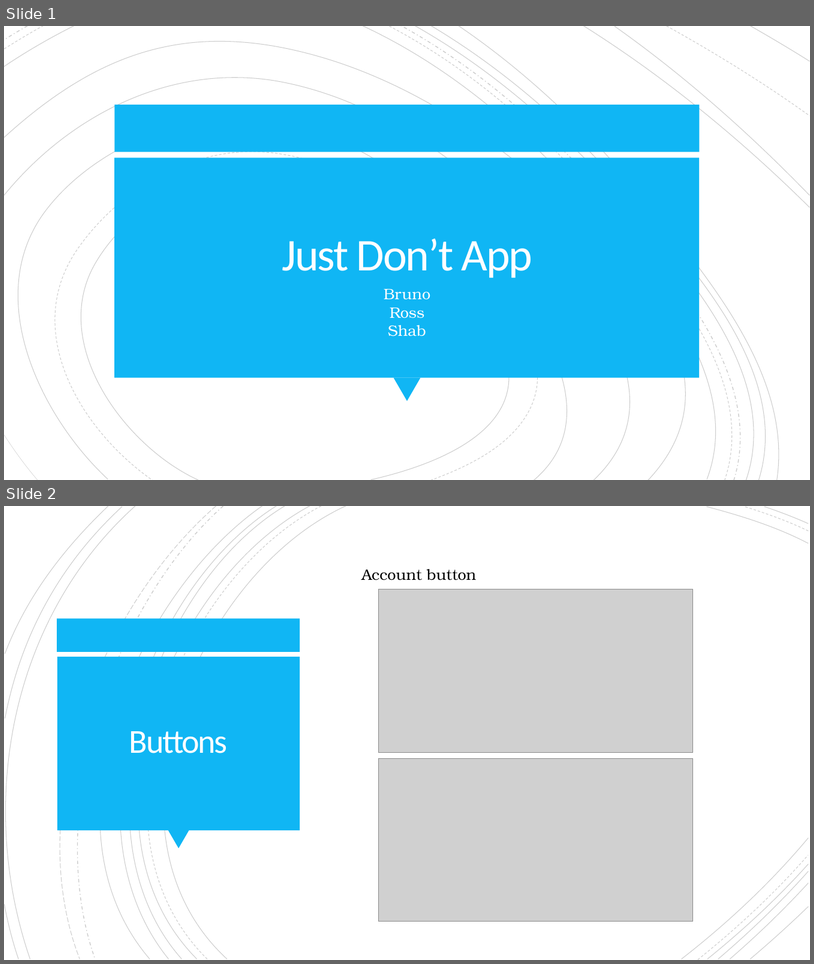
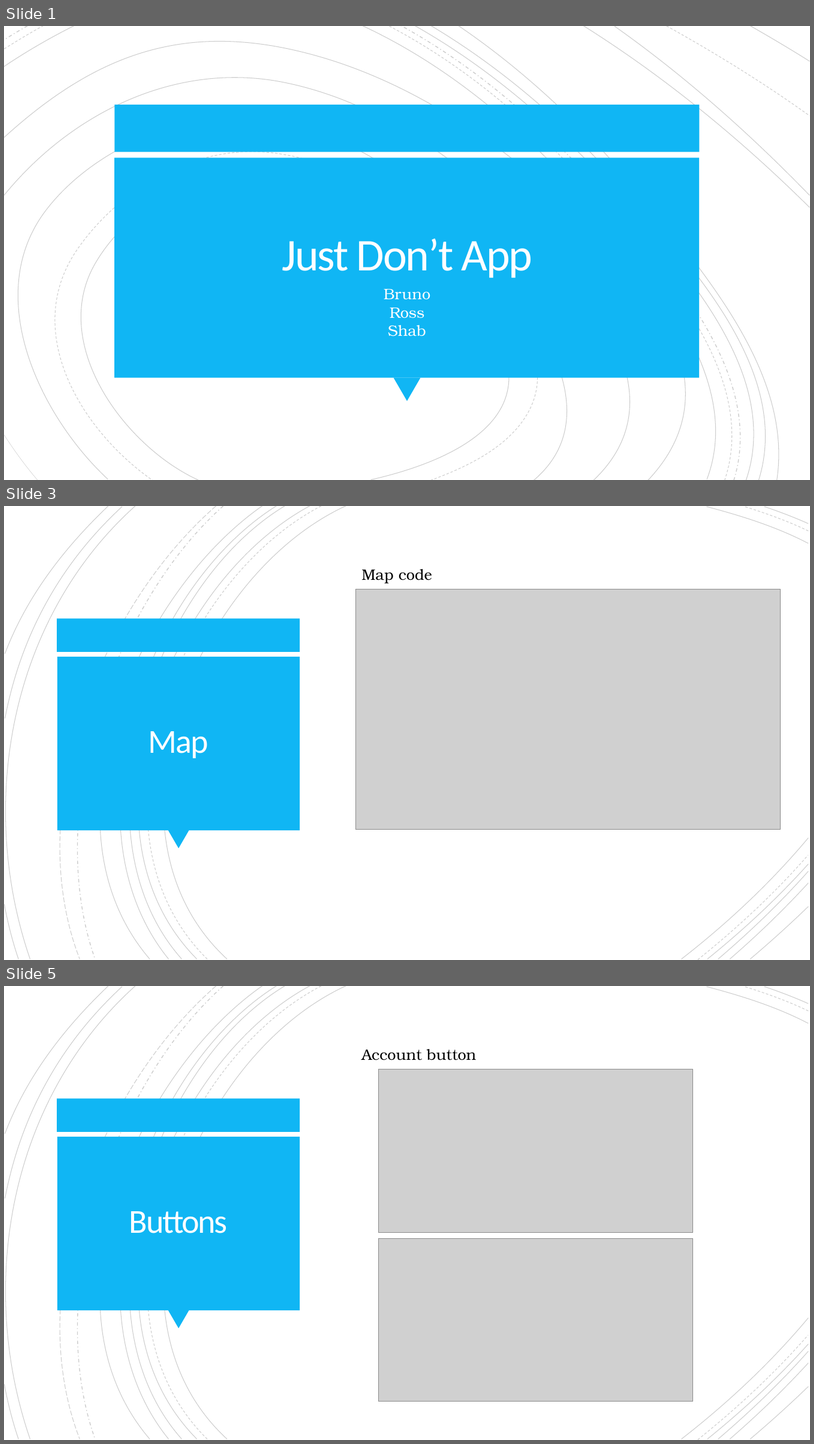
Before and after one commit to KwaiGonGinga/MobileDevelopment, a slide deck: Just Don’t Presentation.pptx. Shown one above the other, each under a label of ours: slides 1 and 2 before the commit, slides 1, 3 and 5 after it; the slides between them are not shown. The pictures are 814x964 and 814x1444 pixels, drawn with LibreOffice and Linux fonts; fonts in the diff are those of the drawing; grey boxes stand for pictures. Boxes give left, top, right and bottom in pixels: in the first picture for what was removed or moved away, otherwise in the second. Text is boxed around its words. In the diff, an @@ line names an element or a change of style, - is before the commit and + after.

```diff
--- a/Just Don’t Presentation.pptx
+++ b/Just Don’t Presentation.pptx
@@ slide 3 added at (4, 506, 810, 960), background #FFFFFF; not listed: 24 template elements that a slide beside it also shows @@
@@ text added at (362, 569, 432, 583), 18 pt, text #000000 @@
+Map code
@@ picture added at (356, 589, 781, 829) @@
@@ title added at (149, 731, 209, 758), 40 pt, text #FFFEFF @@
+Map
@@ what was slide 2 is now slide 5 @@
```
Also in this commit, not shown: 2 other slides added.
